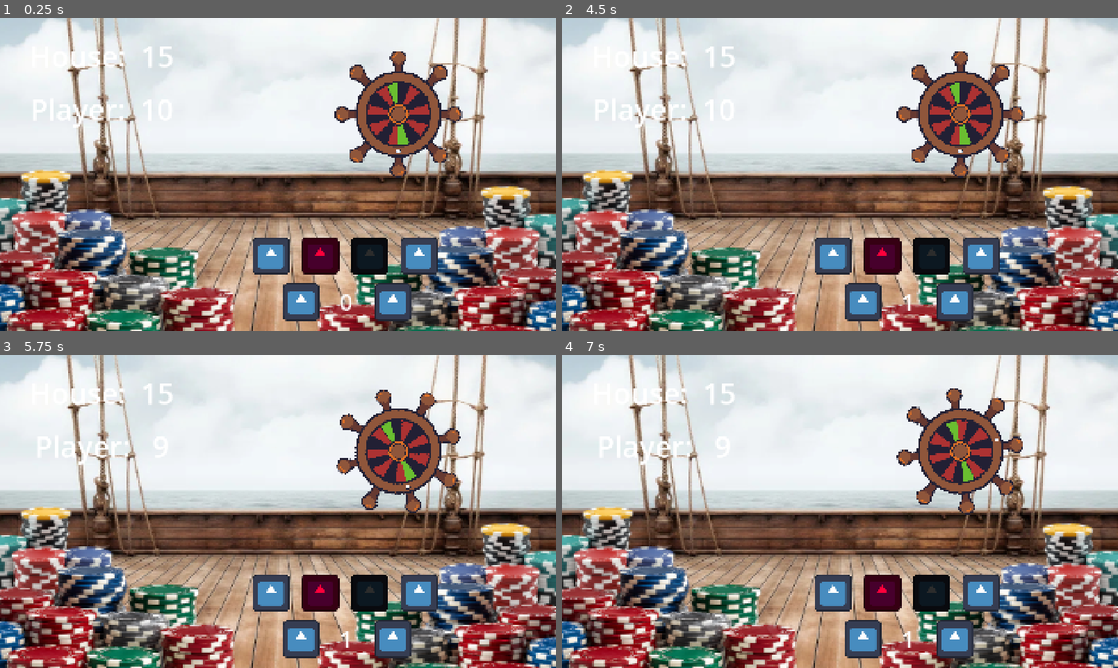
Above: before the commit, frames 1-4 (two rows, left to right).
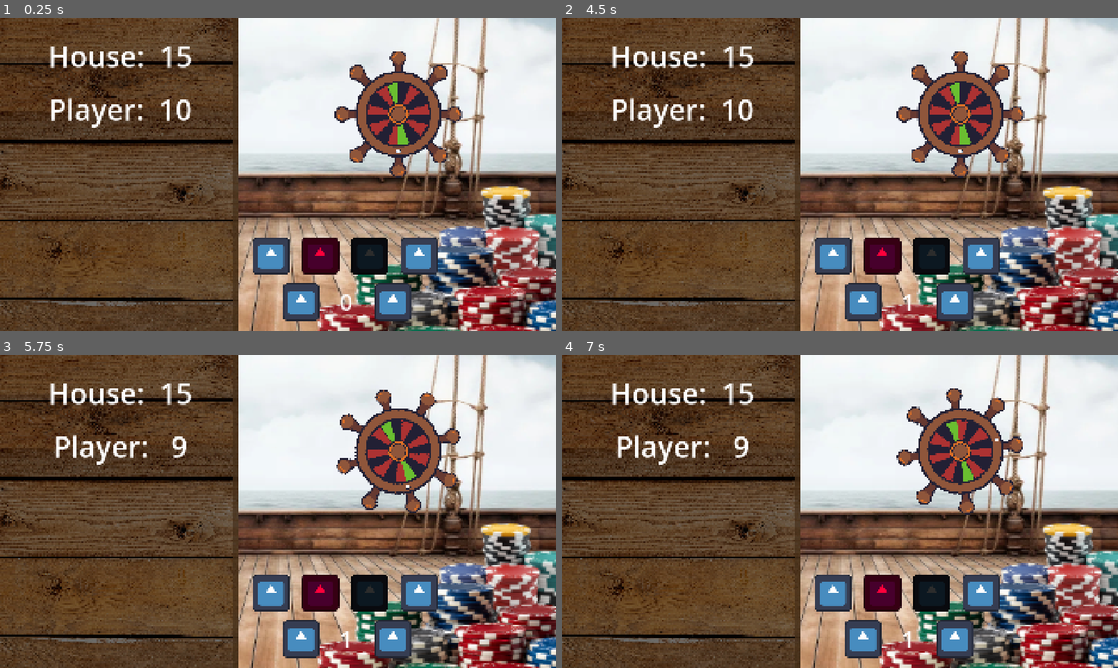
Above: after the commit, the same moments.

Repository: DapperCoat/The-Very-Serious-Game-Jam---Team-Bitato
Game: Godot game, scene res://Scenes/game_scene.tscn
Two runs of this game, one before a commit and one after it. Both use one fixed random seed, a clock stepped at 60 frames per second and the inputs below. The engine's default icon, where the game draws it, is replaced by a stand-in: a white triangle on a blue panel in a dark square.
Inputs (mouse positions are in pixels of both pictures, inside the frame that each line leads up to):
- Up to frame 1 (0.25 s): no input
- Up to frame 2 (4.5 s): click (834, 255) at 0.5 s; click (884, 255) at 1.25 s; click (934, 255) at 2 s; click (979, 255) at 2.75 s; click (862, 302) at 3.5 s; click (956, 302) at 4.25 s
- Up to frame 3 (5.75 s): click (272, 592) at 5 s
- Up to frame 4 (7 s): move the mouse to (962, 495) at 5.77 s; click (962, 495) at 5.92 s; drag from (728, 527) to (812, 574) at 6.52 s

The runs differ from the first frame. In frame 1, 40% of the frame differs, in the area x 0-43%, y 0-100%; in frame 2, 40%; in frame 3, 40%; in frame 4, 40%.

Commit message:
Added UI Container

Diff:
--- a/Scenes/game_scene.tscn
+++ b/Scenes/game_scene.tscn
@@ -5,6 +5,7 @@
 [ext_resource type="PackedScene" uid="uid://d3itjlv44ewb2" path="res://Scenes/chip_manager.tscn" id="2_fiftr"]
 [ext_resource type="Texture2D" uid="uid://dbt4dnifr1djg" path="res://Assets/game_bg.png" id="2_rgj8m"]
 [ext_resource type="PackedScene" uid="uid://dmap0kqdnl13c" path="res://Scenes/rouletteWheel.tscn" id="3_1ixah"]
+[ext_resource type="Texture2D" uid="uid://fpj4awvgvs20" path="res://Assets/UiCont.jpg" id="3_2fmhe"]
 [ext_resource type="PackedScene" uid="uid://bia2je5asj3bf" path="res://Scenes/wheel.tscn" id="3_rgj8m"]
 
 [sub_resource type="LabelSettings" id="LabelSettings_11i6w"]
@@ -31,6 +32,15 @@
 offset_right = -6.1035156e-05
 texture = ExtResource("2_rgj8m")
 
+[node name="NinePatchRect" type="NinePatchRect" parent="UI" unique_id=1857363667]
+layout_mode = 0
+offset_left = -984.0
+offset_top = -400.0
+offset_right = -908.8227
+offset_bottom = -299.29077
+scale = Vector2(11.28, 11.28)
+texture = ExtResource("3_2fmhe")
+
 [node name="BetManager" parent="UI" unique_id=2033652603 node_paths=PackedStringArray("chip_manager", "roulette_wheel") instance=ExtResource("1_6h5vk")]
 layout_mode = 0
 anchors_preset = 0
@@ -52,7 +62,8 @@
 anchor_top = -8.0
 anchor_right = -8.0
 anchor_bottom = -4.0
-offset_left = 6.1035156e-05
+offset_left = 64.00006
+offset_right = 64.0
 text = "House: XXX"
 label_settings = SubResource("LabelSettings_11i6w")
 horizontal_alignment = 1
@@ -65,7 +76,8 @@
 anchor_top = -3.4
 anchor_right = -8.0
 anchor_bottom = 0.6
-offset_left = 6.1035156e-05
+offset_left = 64.00006
+offset_right = 64.0
 text = "Player: XXX"
 label_settings = SubResource("LabelSettings_11i6w")
 horizontal_alignment = 1
@@ -78,7 +90,8 @@
 anchor_top = 0.8
 anchor_right = -8.0
 anchor_bottom = 15.800001
-offset_left = 6.1035156e-05
+offset_left = 64.00006
+offset_right = 64.0
 offset_bottom = -6.1035156e-05
 
 [node name="SpinButton" type="Button" parent="UI" unique_id=716895479]
